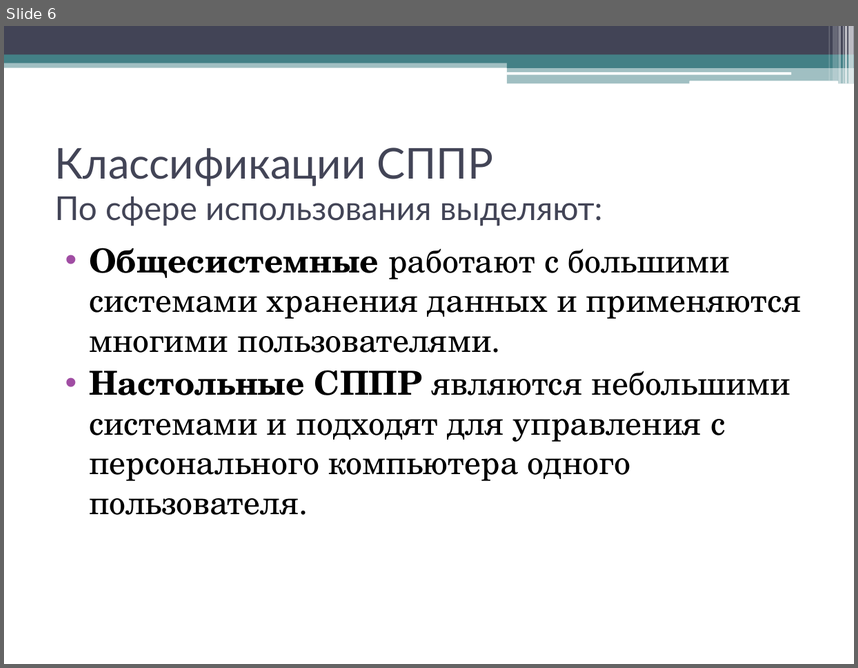
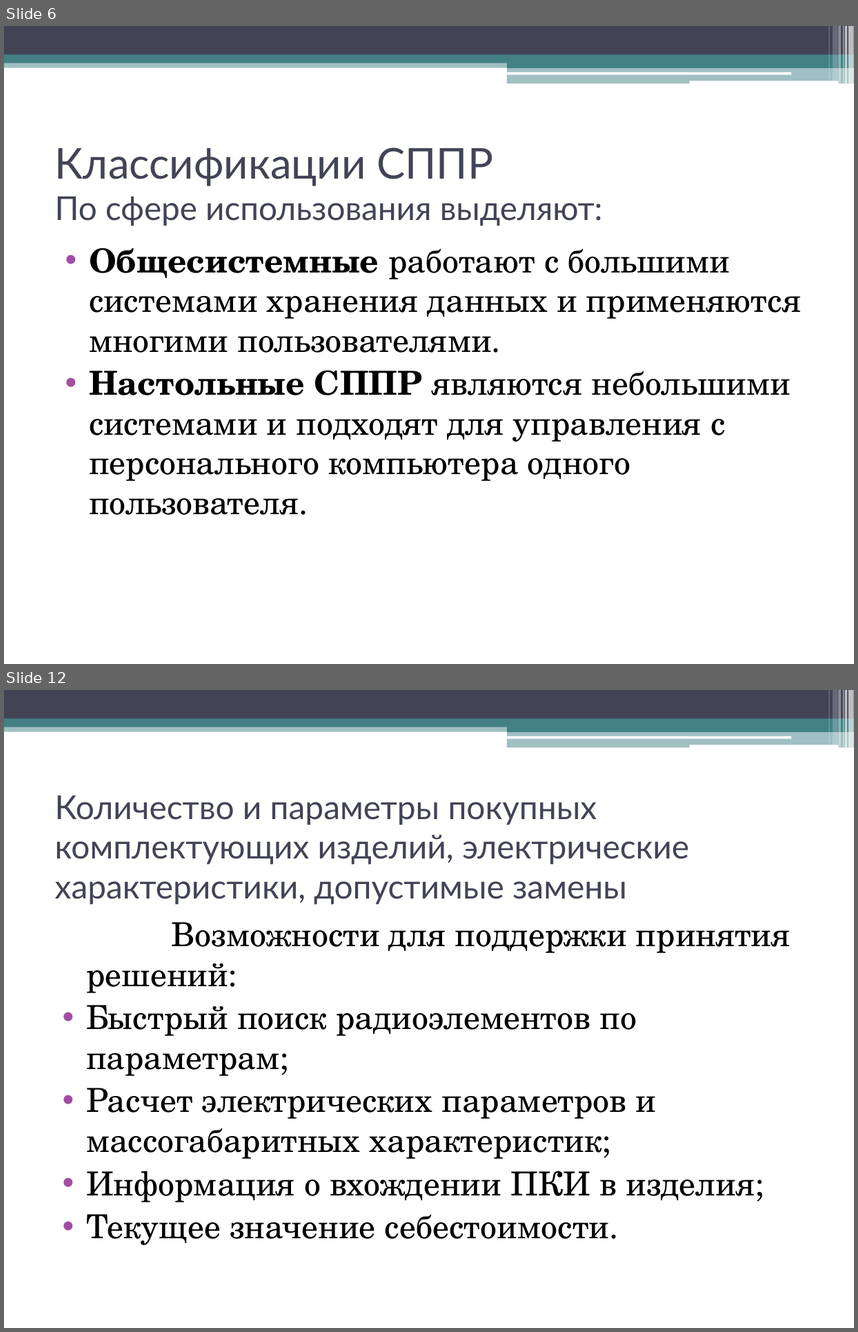
Before and after one commit to andreytemn/university, a slide deck: 5kurs/graf/Tem521PPRpresent.pptx. Shown one above the other, each under a label of ours: slide 6 before the commit, slides 6 and 12 after it; the slides between them are not shown. The pictures are 858x668 and 858x1332 pixels, drawn with LibreOffice and Linux fonts; fonts in the diff are those of the drawing. Boxes give left, top, right and bottom in pixels: in the first picture for what was removed or moved away, otherwise in the second. Text is boxed around its words. In the diff, an @@ line names an element or a change of style, - is before the commit and + after.

```diff
--- a/5kurs/graf/Tem521PPRpresent.pptx
+++ b/5kurs/graf/Tem521PPRpresent.pptx
@@ slide 12 added at (x1=4, y1=690, x2=854, y2=1328), background #FFFFFF; not listed: 13 template elements that a slide beside it also shows @@
@@ title added at (x1=55, y1=795, x2=689, y2=905), 28 pt, text #424456 @@
+Количество и параметры покупных комплектующих изделий, электрические характеристики, допустимые замены
@@ text added at (x1=86, y1=922, x2=790, y2=1245), 28 pt, text #000000 @@
+Возможности для поддержки принятия решений:
+• Быстрый поиск радиоэлементов по параметрам;
+• Расчет электрических параметров и массогабаритных характеристик;
+• Информация о вхождении ПКИ в изделия;
+• Текущее значение себестоимости.
```
Also in this commit, not shown: 13 other slides added, 1 slide removed, 3 other files.
